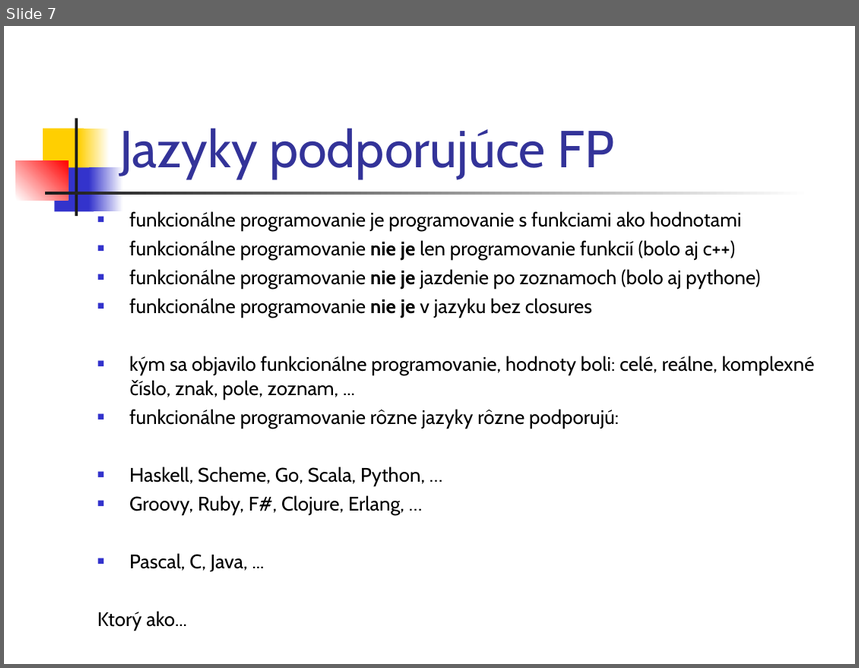
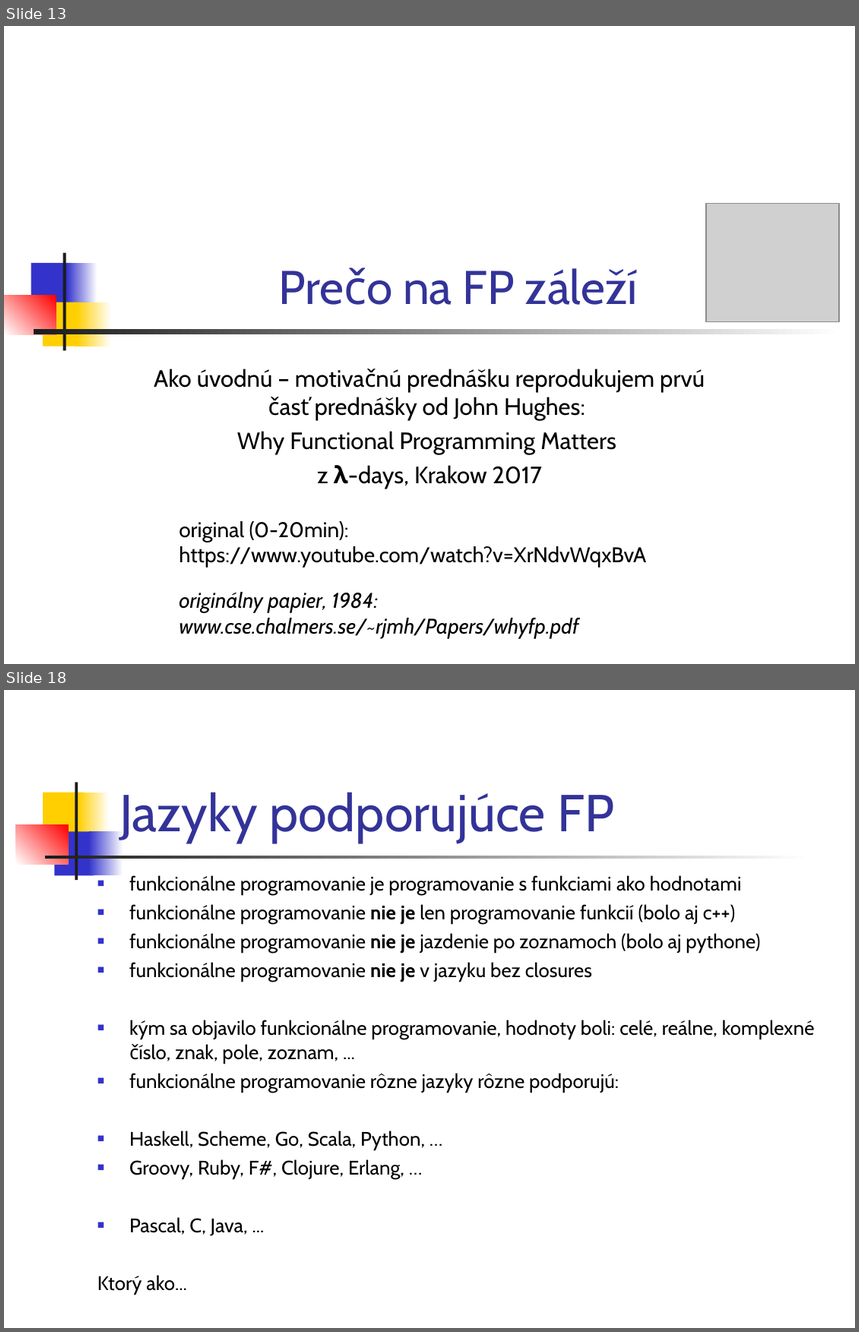
Before and after one commit to Funkcionalne/Prednasky, a slide deck: 01/01_fpro.ppt. Shown one above the other, each under a label of ours: slide 7 before the commit, slides 13 and 18 after it; the slides between them are not shown. The pictures are 859x668 and 859x1332 pixels, drawn with LibreOffice and Linux fonts; fonts in the diff are those of the drawing; grey boxes stand for pictures. Boxes give left, top, right and bottom in pixels: in the first picture for what was removed or moved away, otherwise in the second. Text is boxed around its words. In the diff, an @@ line names an element or a change of style, - is before the commit and + after.

```diff
--- a/01/01_fpro.ppt
+++ b/01/01_fpro.ppt
@@ slide 13 added at [4,26,855,664], background #FFFFFF @@
@@ picture added at [706,203,839,322] @@
@@ title added at [403,268,638,305], 40 pt, text #333399 @@
+Prečo na FP záleží
@@ group added at [4,253,843,351]: 7 rectangles @@
@@ subtitle added at [154,369,705,490], 20 pt, text #000000 @@
+Ako úvodnú – motivačnú prednášku reprodukujem prvú časť prednášky od John Hughes:
+Why Functional Programming Matters
+z λ-days, Krakow 2017
@@ text added at [179,522,646,568], 18 pt, text #000000 @@
+original (0-20min):
+https://www.youtube.com/watch?v=XrNdvWqxBvA
@@ text added at [179,592,579,639], 18 pt, text #000000, italic @@
+originálny papier, 1984:
+www.cse.chalmers.se/~rjmh/Papers/whyfp.pdf
@@ what was slide 7 is now slide 18 @@
```
Also in this commit, not shown: 9 slides changed, 10 other slides added, 8 slides removed, 4 other files.
